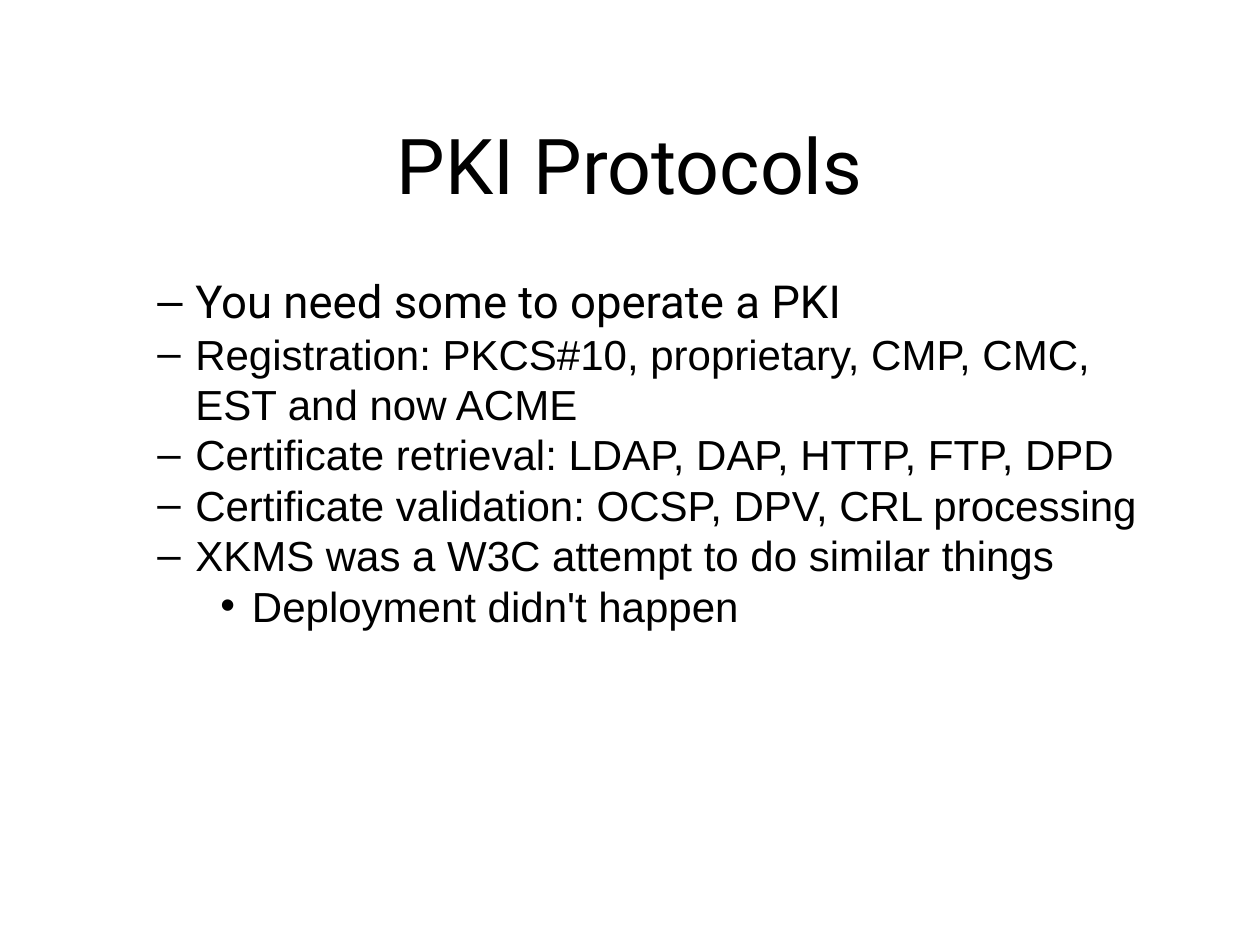
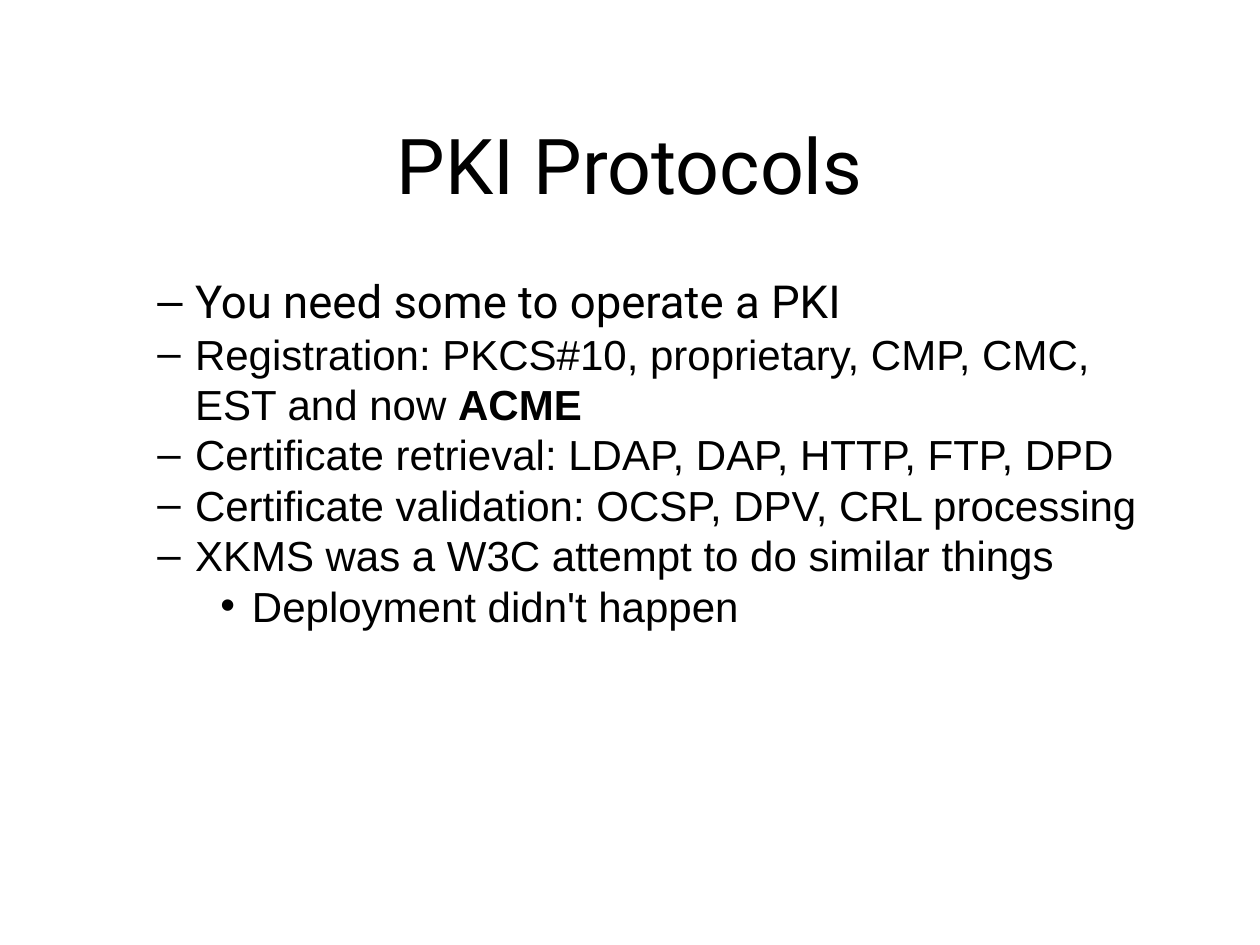
Before and after one commit to sftcd/cs7053, a slide deck: slide 35 of 2016lectures/06-protocols.ppt (slide 36 before the commit). Drawn at 1260x945 pixels with LibreOffice and Linux fonts; fonts in the diff are those of the drawing. Boxes give left, top, right and bottom in pixels: in the first picture for what was removed or moved away, otherwise in the second. Text is boxed around its words. In the diff, an @@ line names an element or a change of style, - is before the commit and + after.

```diff
--- a/2016lectures/06-protocols.ppt
+++ b/2016lectures/06-protocols.ppt
@@ text "You need some to operate ..." at bbox=[195, 284, 1136, 630]: bold on in "ACME" @@
```
Also in this commit, not shown: 15 other slides changed, 1 slide added, 2 slides removed, 2 other files.
